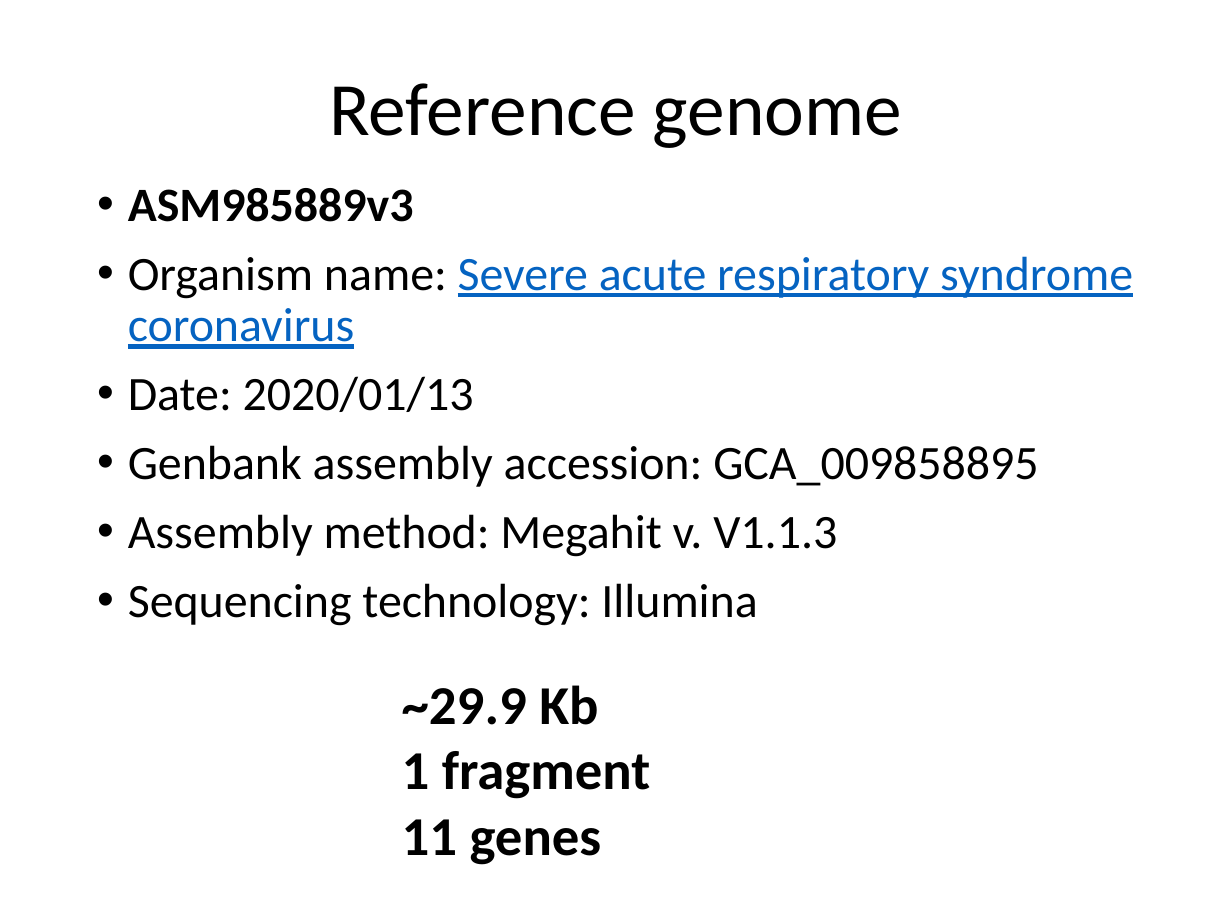
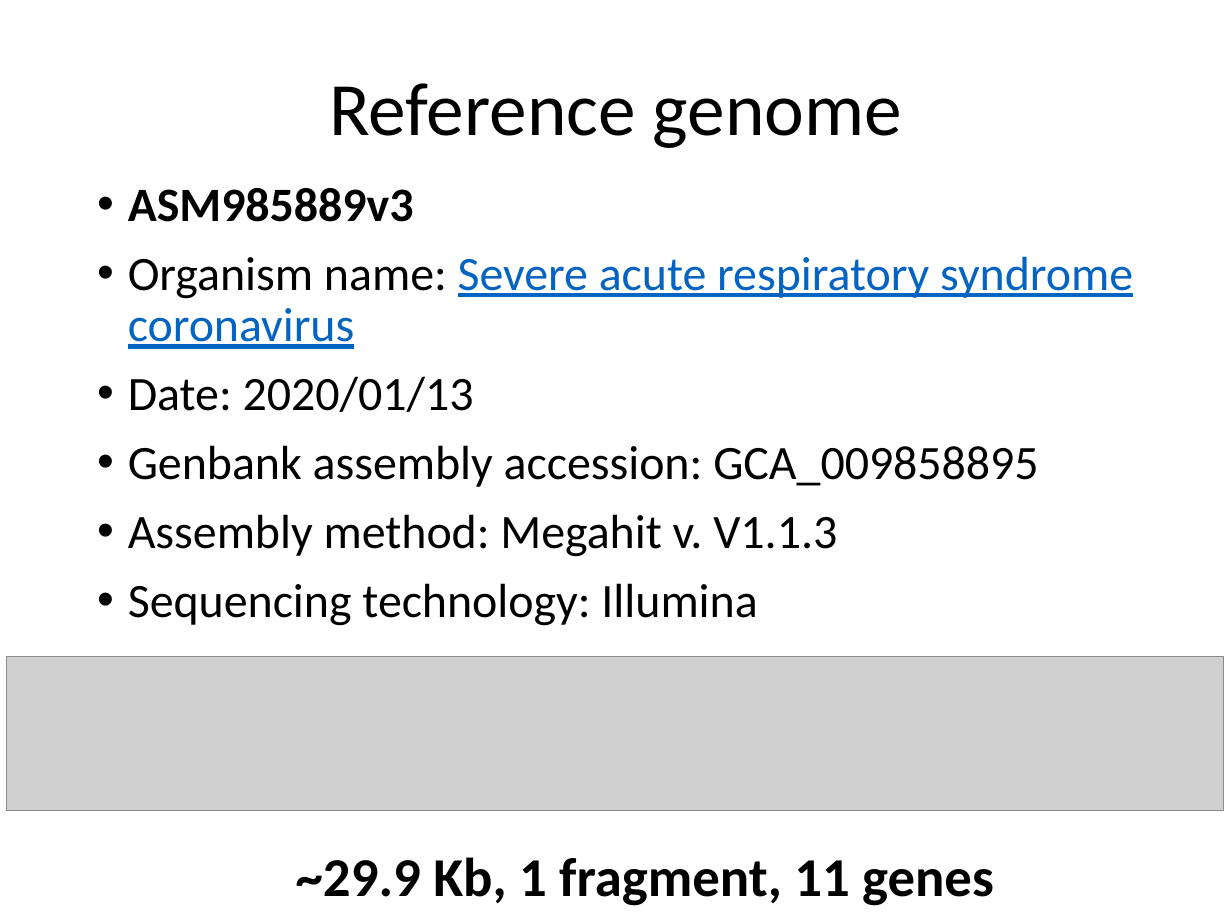
Before and after one commit to liu3zhenlab/teaching, a slide deck: slide 6 of PLPTH813Bioinformatis/2021/inclassProjects/inclass01_Covid19tree.pptx. Drawn at 1232x924 pixels with LibreOffice and Linux fonts; fonts in the diff are those of the drawing; grey boxes stand for pictures. Boxes give left, top, right and bottom in pixels: in the first picture for what was removed or moved away, otherwise in the second. Text is boxed around its words. In the diff, an @@ line names an element or a change of style, - is before the commit and + after.

```diff
--- a/PLPTH813Bioinformatis/2021/inclassProjects/inclass01_Covid19tree.pptx
+++ b/PLPTH813Bioinformatis/2021/inclassProjects/inclass01_Covid19tree.pptx
@@ picture added at (7,657,1223,811) @@
@@ text at (296,857,994,906): text changed @@
-~29.9 Kb
-1 fragment
-11 genes
+~29.9 Kb, 1 fragment, 11 genes
```
Also in this commit, not shown: 3 other slides changed, 3 other files.
